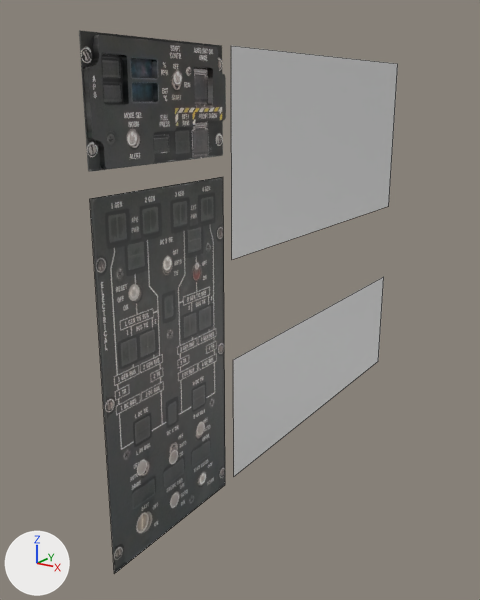
One commit to the Blender file C-17 SST - APU/Assets/MODEL/All Panels.blend: the scene before it, then after it.
Before and after are seen from a 50 mm lens placed at (5.31, -5.08, 3.61), pointed at (0.56, 1.99, 1.02). Every picture has the same lights, and +X, +Y and +Z are marked at lower left. Mesh edges are drawn as thin lines on the coarser meshes.

Objects in the first picture: 'APU Panel', 'Air Panel', 'Fuel Panel', 'Power Panel'.
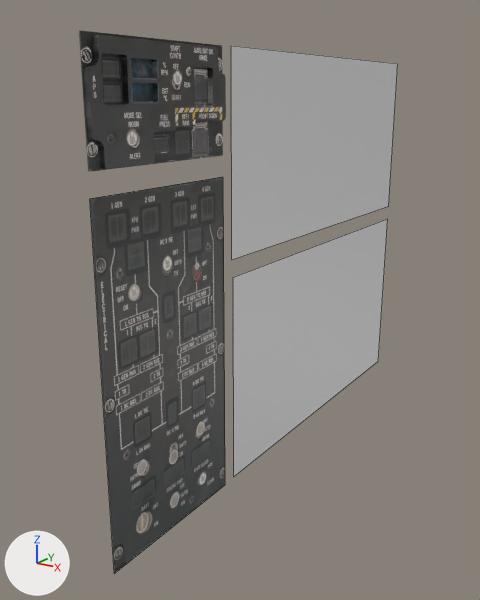
Pixel boxes [x1, y1, x2, y2] of what changed, in the pictures (480 x 600 px):
'Fuel Panel', reshaped (29% taller)
    before: [233, 277, 384, 476]
    after: [233, 219, 388, 476]

Patch to the scene script:
```diff
--- a/C-17 SST - APU/Assets/MODEL/All Panels.blend.py
+++ b/C-17 SST - APU/Assets/MODEL/All Panels.blend.py
@@ me_cube_003 @@
 me_cube_003.from_pydata(...)  # 4 vertices, 1 face; spans x 1.0, y -3.79..0.98, z -1.1..0.53
 # used by ob_fuel_panel; location = (0.0, 4.98, 0.0)
-me_cube_003.vertices[1].co = (1.0, -3.79, 0.53)  # pixel (233, 359)
-me_cube_003.vertices[3].co = (1.0, 0.98, 0.53)  # pixel (383, 276)
+# me_cube_003 part 1
+me_cube_003.vertices[1].co = (1.0, -3.79, 1.58)  # pixel (233, 277)
+me_cube_003.vertices[3].co = (1.0, 0.98, 1.58)  # pixel (387, 218)
 me_cube_003.materials.append(mat_material_003)
```
